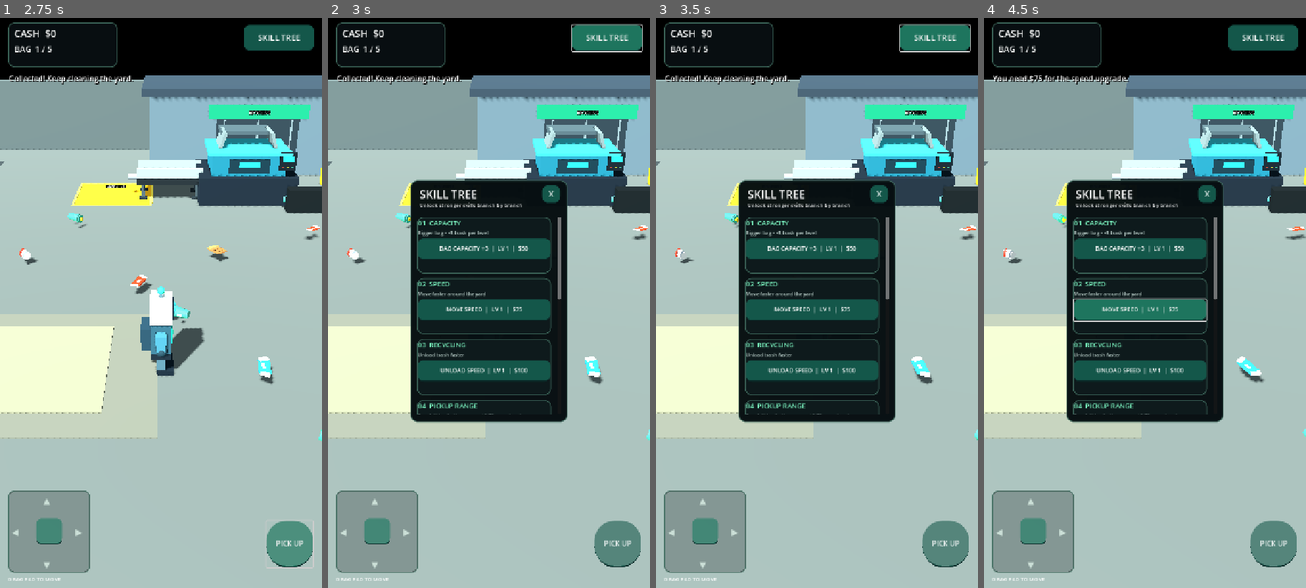
Above: before the commit, frames 1-4 (left to right).
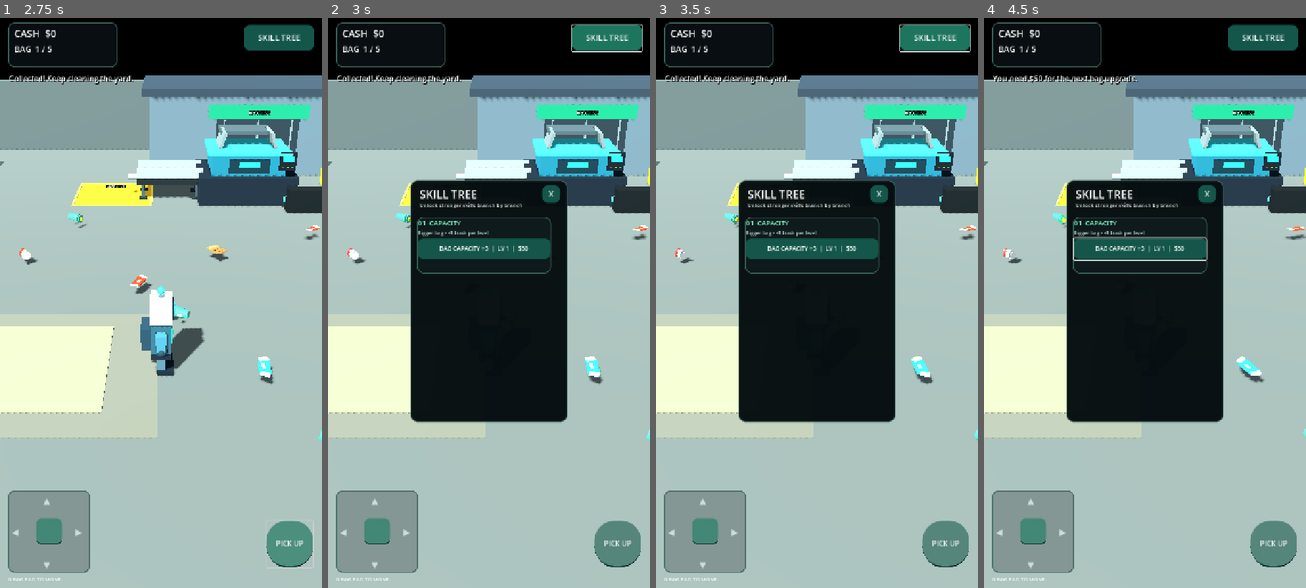
Above: after the commit, the same moments.

Repository: zekainstabot/trash-empire
Game: Godot game, scene res://Scenes/Main.tscn
Same seed, same stepped clock (60 frames per second), same inputs: the game is played once before the commit and once after it.
Inputs (mouse positions are in pixels of both pictures, inside the frame that each line leads up to):
- Up to frame 1 (2.75 s): move the mouse to (231, 274) at 0.52 s; hold D (move_right) 0.53-1.25 s; click (231, 274) at 0.67 s; drag from (96, 331) to (144, 417) at 1.27 s; click "PICK UP" at 2 s
- Up to frame 2 (3 s): click "SKILL TREE" at 2.75 s
- Up to frame 3 (3.5 s): no input
- Up to frame 4 (4.5 s): click "BAG CAPACITY +3 | LV 1 | $50" at 3.5 s; click (1138, 308) at 4.25 s, where only the run before the commit has a clickable "MOVE SPEED | LV 1 | $75"

Frame 1 is identical in both runs. In frame 2, 4.2% of the frame differs, in the area x 27-73%, y 34-70%; in frame 3, 4.2%; in frame 4, 5.0%, in the area x 15-73%, y 10-70%.

Commit message:
Make skill tree unlock branches progressively

Diff:
--- a/Scripts/main.gd
+++ b/Scripts/main.gd
@@ -20,6 +20,7 @@
 var auto_pickup_timer := 0.0
 var recycling_bonus := 1.0
 var skill_buttons: Array[Button] = []
+var skill_branch_panels: Array[PanelContainer] = []
 var unload_timer := 0.0
 var upgrade_panel: Panel
 var bag_upgrade_button: Button
@@ -453,7 +454,7 @@
 	skill_scroll.horizontal_scroll_mode = ScrollContainer.SCROLL_MODE_DISABLED
 	upgrade_panel.add_child(skill_scroll)
 	var skill_list := VBoxContainer.new()
-	skill_list.custom_minimum_size = Vector2(300, 1080)
+	skill_list.custom_minimum_size = Vector2(300, 0)
 	skill_list.add_theme_constant_override("separation", 10)
 	skill_scroll.add_child(skill_list)
 
@@ -475,6 +476,7 @@
 	branch.custom_minimum_size = Vector2(296, 126)
 	branch.add_theme_stylebox_override("panel", _panel_style(Color(0.055, 0.105, 0.11, 0.98)))
 	parent.add_child(branch)
+	skill_branch_panels.append(branch)
 	var content := VBoxContainer.new()
 	content.add_theme_constant_override("separation", 4)
 	branch.add_child(content)
@@ -651,8 +653,20 @@
 	return int(ceil(float(base_cost) * pow(1.25, float(level - 1))))
 
 func _refresh_upgrade_prices() -> void:
-	if skill_buttons.size() < 7:
-		return
+	if skill_buttons.size() < 7 or skill_branch_panels.size() < 7:
+		return
+	# Show only the first skill at the beginning. Each purchase reveals the next branch.
+	var unlocked := [
+		true,
+		upgrade_level > 1,
+		speed_upgrade_level > 1,
+		unload_upgrade_level > 1,
+		equipment_upgrade_level > 1,
+		technology_upgrade_level > 1,
+		spawn_upgrade_level > 1
+	]
+	for i in range(skill_branch_panels.size()):
+		skill_branch_panels[i].visible = unlocked[i]
 	skill_buttons[0].text = "BAG CAPACITY +3  |  LV %d  |  $%d" % [upgrade_level, _upgrade_cost(50, upgrade_level)]
 	skill_buttons[1].text = "MOVE SPEED  |  LV %d  |  $%d" % [speed_upgrade_level, _upgrade_cost(75, speed_upgrade_level)]
 	skill_buttons[2].text = "UNLOAD SPEED  |  LV %d  |  $%d" % [unload_upgrade_level, _upgrade_cost(100, unload_upgrade_level)]
